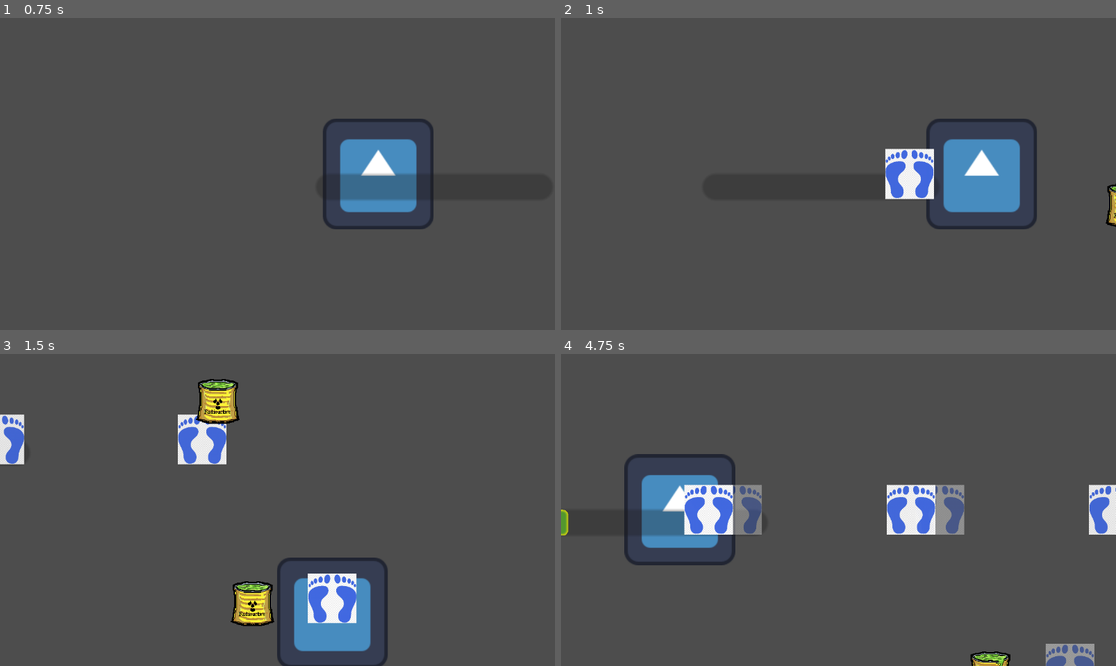
Above: before the commit, frames 1-4 (two rows, left to right).
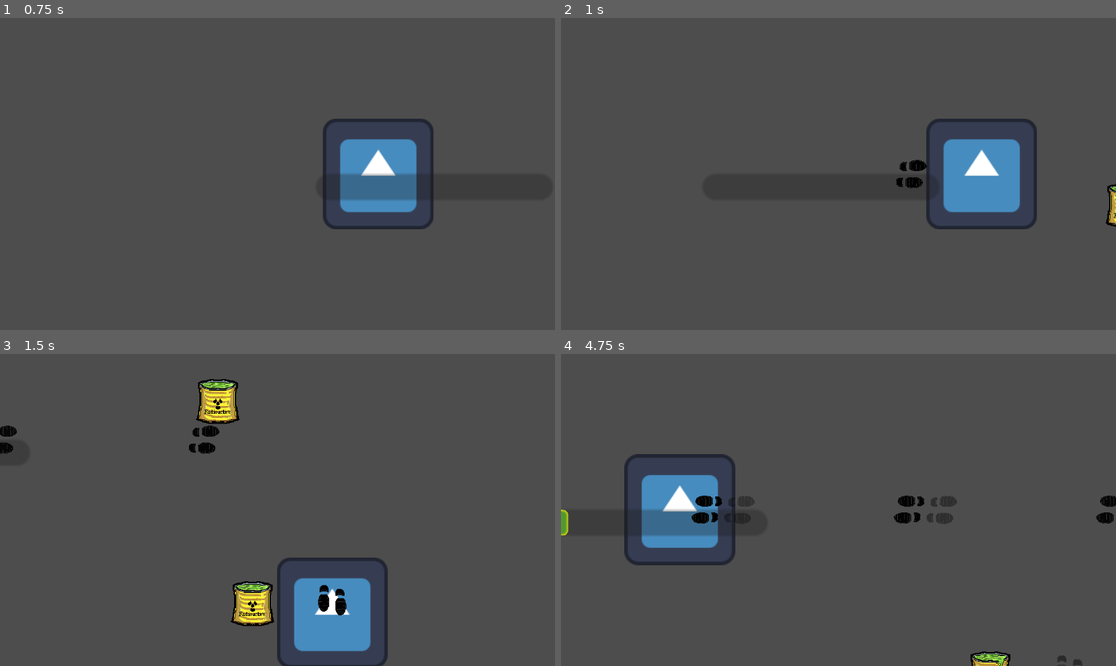
Above: after the commit, the same moments.

Repository: Savannah-Jones/Alien-X
Game: Godot game, scene res://Scenes/TestScene.tscn
Two runs of this game, one before a commit and one after it. Both use one fixed random seed, a clock stepped at 60 frames per second and the inputs below. This scene is started directly instead of the project's main scene. The engine's default icon, where the game draws it, is replaced by a stand-in: a white triangle on a blue panel in a dark square.
Inputs:
- Up to frame 1 (0.75 s): hold Right (ui_right) from 0.53 s (still down)
- Up to frame 2 (1 s): keep holding Right (ui_right)
- Up to frame 3 (1.5 s): release Right (ui_right) at 1.28 s; hold Down (ui_down) from 1.28 s (still down)
- Up to frame 4 (4.75 s): release Down (ui_down) at 2.03 s; hold Right (ui_right) 2.03-2.78 s; hold Up (ui_up) 2.78-3.53 s; hold Left (ui_left) from 3.53 s (still down)

Frame 1 is identical in both runs. In frame 2, 1.4% of the frame differs, in the area x 58-68%, y 41-59%; in frame 3, 3.3%; in frame 4, 5.9%, in the area x 22-100%, y 41-100%.

Commit message:
footstep png added + rotation

Diff:
--- a/maze-game/Scenes/footsteps.tscn
+++ b/maze-game/Scenes/footsteps.tscn
@@ -1,11 +1,12 @@
 [gd_scene load_steps=3 format=3 uid="uid://d007wxbdk3cra"]
 
 [ext_resource type="Script" uid="uid://bw87hk38jw1rp" path="res://Scripts/footsteps.gd" id="1_fkkys"]
-[ext_resource type="Texture2D" uid="uid://culinuodg7c35" path="res://colorful-footprints-png-11552172680zakuwzvqk1.png" id="2_byt3x"]
+[ext_resource type="Texture2D" uid="uid://dlepme3g8idv4" path="res://Art/Character Assets/Footsteps.png" id="2_byt3x"]
 
 [node name="Footsteps" type="Node2D"]
 script = ExtResource("1_fkkys")
 
 [node name="Sprite2D" type="Sprite2D" parent="."]
-scale = Vector2(0.02, 0.02)
+texture_filter = 1
+scale = Vector2(0.1, 0.1)
 texture = ExtResource("2_byt3x")
--- a/maze-game/Scripts/Runner.gd
+++ b/maze-game/Scripts/Runner.gd
@@ -67,4 +67,5 @@
 	var fp = footprint_scene.instantiate() as Footsteps
 	get_parent().add_child(fp)
 	fp.global_position = global_position
+	fp.rotation = last_direction.angle() + deg_to_rad(90)
 	fp.time_to_live = footprint_lifetime
Binary file added: maze-game/Art/Character Assets/Footsteps.png
Not shown, added: maze-game/Art/Character Assets/Footsteps.png.import
